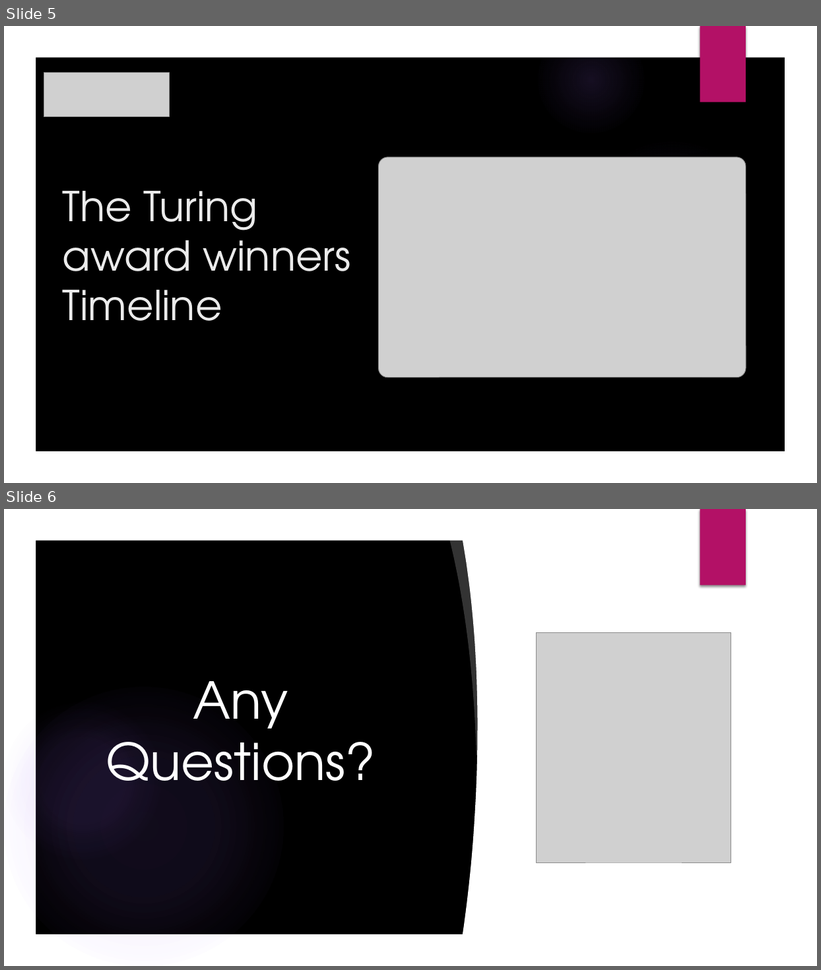
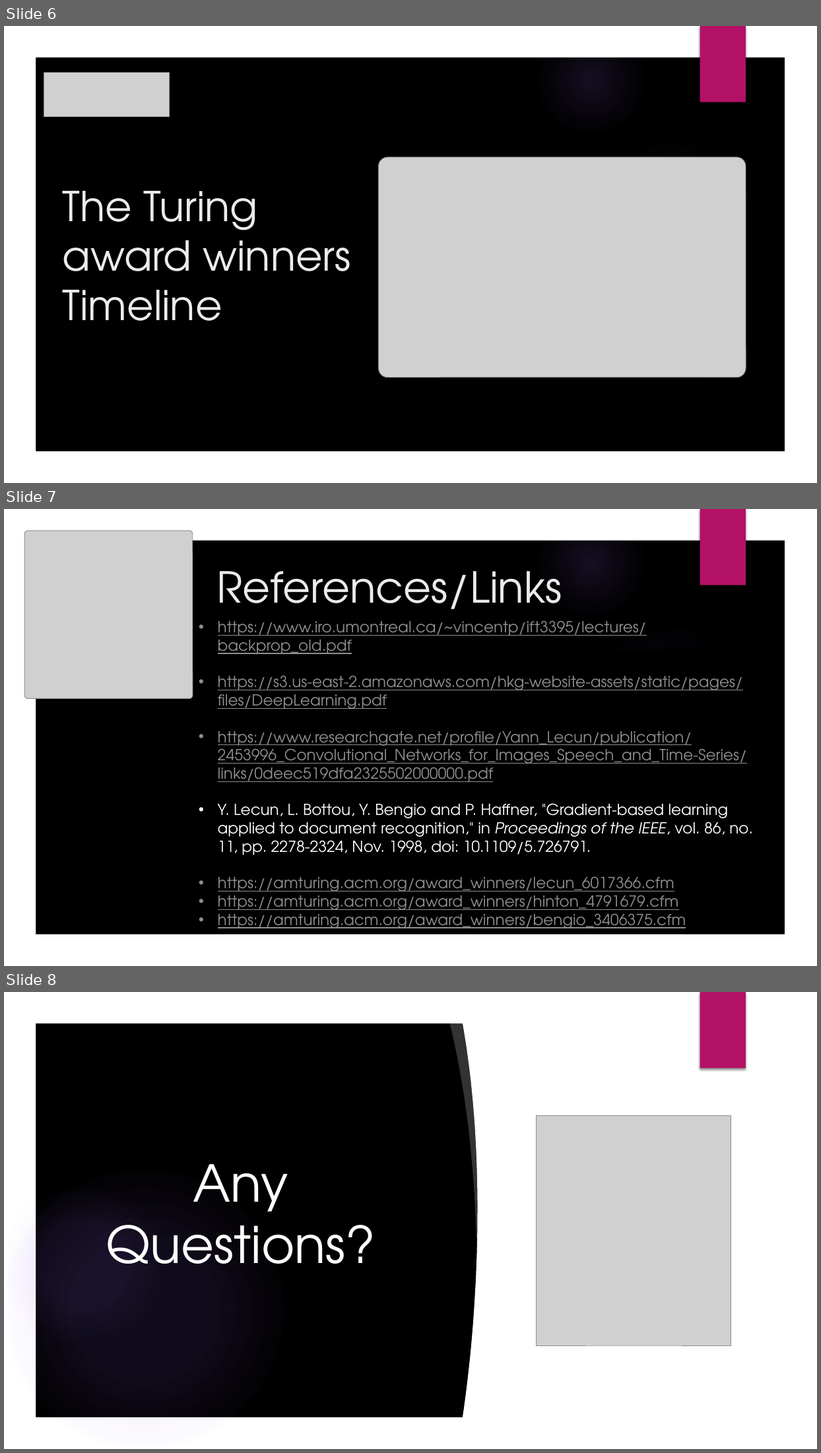
Before and after one commit to GallagherStephen/ResearchMethodsPresentation, a slide deck: Research Methods in Computing Presentation.pptx. Shown one above the other, each under a label of ours: slides 5 and 6 before the commit, slides 6, 7 and 8 after it. The pictures are 821x970 and 821x1453 pixels, drawn with LibreOffice and Linux fonts; fonts in the diff are those of the drawing; grey boxes stand for pictures; background and template pictures are left out. Boxes give left, top, right and bottom in pixels: in the first picture for what was removed or moved away, otherwise in the second. Text is boxed around its words. In the diff, an @@ line names an element or a change of style, - is before the commit and + after.

Commit message:
Powerpoint Complete for Presentation

```diff
--- a/Research Methods in Computing Presentation.pptx
+++ b/Research Methods in Computing Presentation.pptx
@@ slide 7 added at <box>4,509,817,966</box>, background picture (left out); not listed: 7 template elements that a slide beside it also shows @@
@@ freeform shape added at <box>4,509,817,966</box>, fill #000000 @@
@@ freeform shape added at <box>4,509,817,966</box>, fill #FFFFFF @@
@@ rectangle added at <box>700,509,746,586</box>, fill #B31166 @@
@@ picture added at <box>24,531,193,699</box> @@
@@ title added at <box>217,571,562,623</box>, 50.4 pt, text #EBEBEB @@
+References/Links
@@ text added at <box>218,621,753,929</box>, 18 pt, text #8F8F8F, underline @@
+• https://www.iro.umontreal.ca/~vincentp/ift3395/lectures/backprop_old.pdf
+• https://s3.us-east-2.amazonaws.com/hkg-website-assets/static/pages/files/DeepLearning.pdf
+• https://www.researchgate.net/profile/Yann_Lecun/publication/2453996_Convolutional_Networks_for_Images_Speech_and_Time-Series/links/0deec519dfa2325502000000.pdf
+• Y. Lecun, L. Bottou, Y. Bengio and P. Haffner, "Gradient-based learning applied to document recognition," in Proceedings of the IEEE, vol. 86, no. 11, pp. 2278-2324, Nov. 1998, doi: 10.1109/5.726791.
+• https://amturing.acm.org/award_winners/lecun_6017366.cfm
+• https://amturing.acm.org/award_winners/hinton_4791679.cfm
+• https://amturing.acm.org/award_winners/bengio_3406375.cfm
@@ what was slide 5 is now slide 6 @@
@@ what was slide 6 is now slide 8 @@
```
Also in this commit, not shown: 1 slide changed, 1 other slide added, 1 other file.
